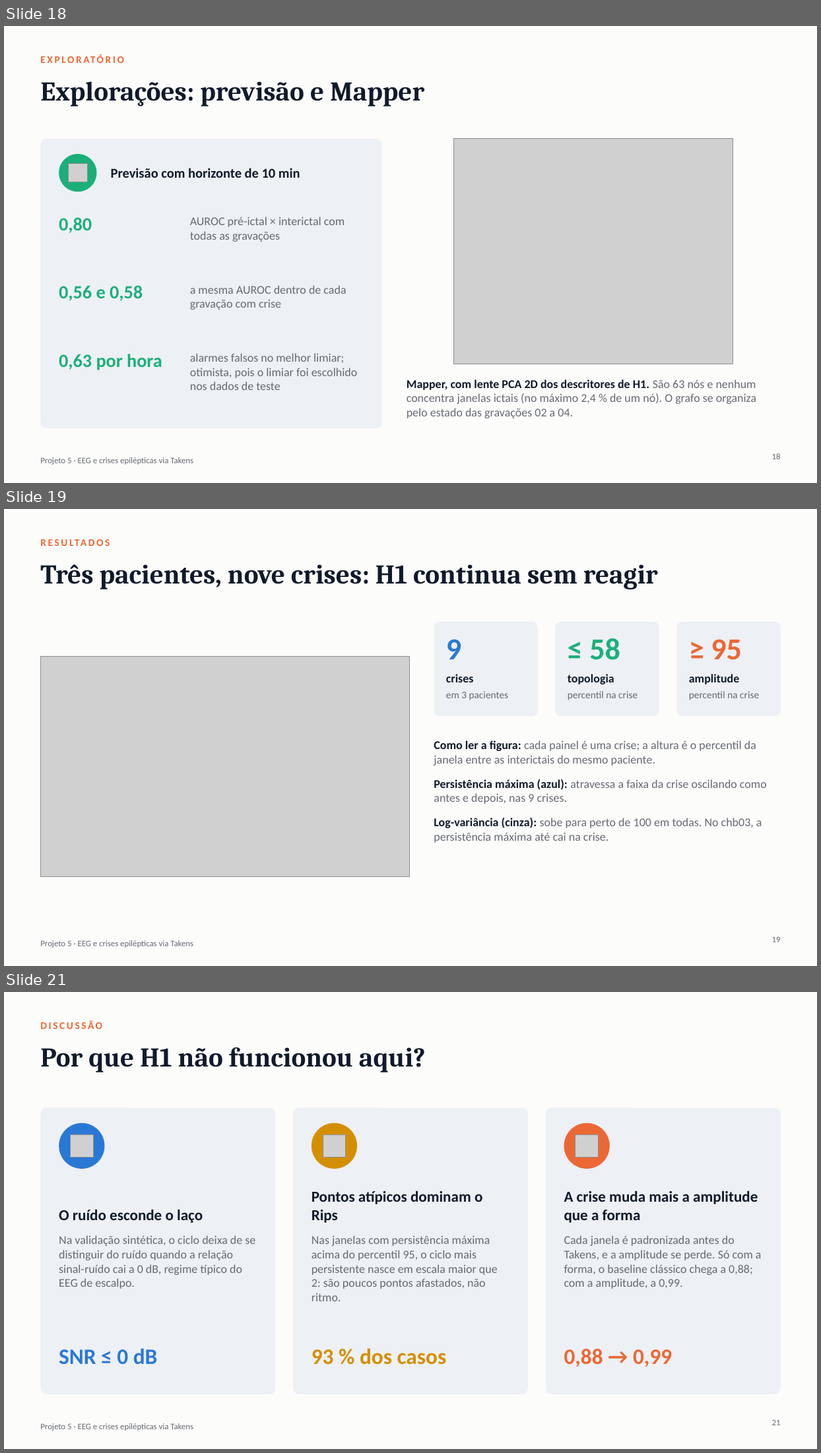
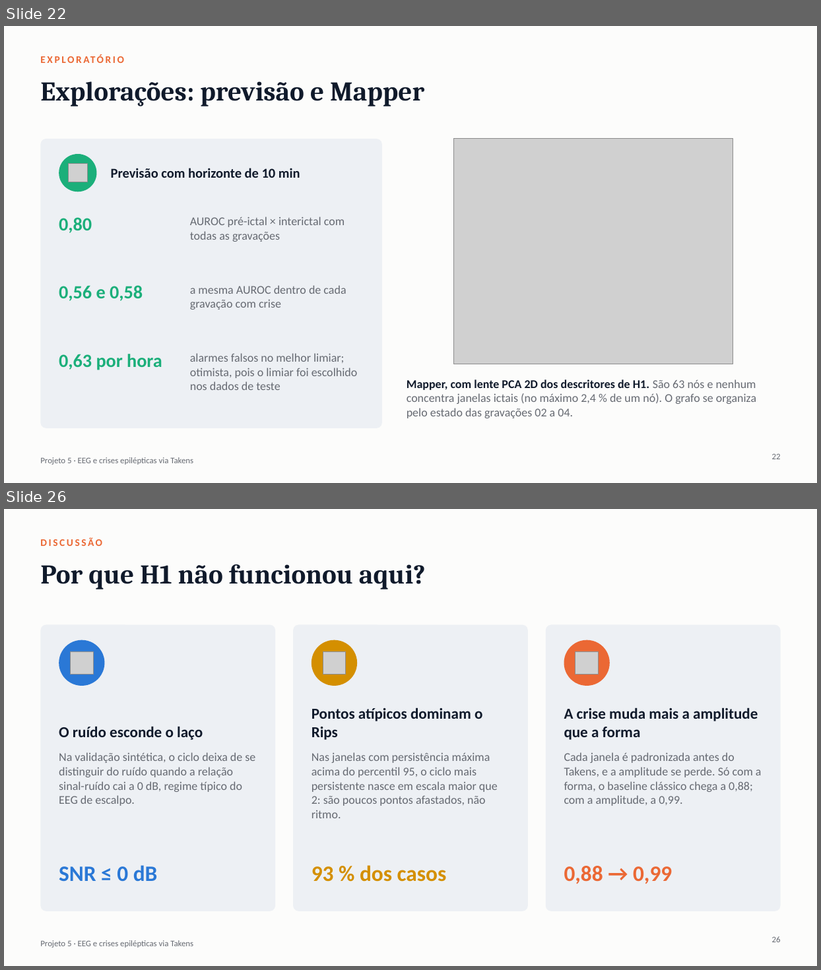
Before and after one commit to emiliodl/trab_final_atd, a slide deck: apresentacao_projeto5_tda.pptx. Shown one above the other, each under a label of ours: slides 18, 19 and 21 before the commit, slides 22 and 26 after it; the slides between them are not shown. The pictures are 821x1453 and 821x970 pixels, drawn with LibreOffice and Linux fonts; fonts in the diff are those of the drawing; grey boxes stand for pictures. Boxes give left, top, right and bottom in pixels: in the first picture for what was removed or moved away, otherwise in the second. Text is boxed around its words. In the diff, an @@ line names an element or a change of style, - is before the commit and + after.

```diff
--- a/apresentacao_projeto5_tda.pptx
+++ b/apresentacao_projeto5_tda.pptx
@@ slide 19 removed at <box>4,509,817,966</box>, background #FCFCFB; not listed: 1 template element that a slide beside it also shows @@
@@ text removed at <box>40,537,589,555</box> @@
-RESULTADOS
@@ title removed at <box>40,564,658,590</box> @@
-Três pacientes, nove crises: H1 continua sem reagir
@@ rounded rectangle removed at <box>434,622,538,716</box> @@
@@ rounded rectangle removed at <box>556,622,659,716</box> @@
@@ rounded rectangle removed at <box>677,622,781,716</box> @@
@@ text removed at <box>446,639,461,659</box> @@
-9
@@ text removed at <box>589,638,620,660</box> @@
-≤ 58
@@ text removed at <box>711,639,742,660</box> @@
-≥ 95
@@ picture removed at <box>40,656,410,877</box> @@
@@ text removed at <box>446,674,474,683</box> @@
-crises
@@ text removed at <box>568,674,614,685</box> @@
-topologia
@@ text removed at <box>689,674,740,685</box> @@
-amplitude
@@ text removed at <box>446,691,509,700</box> @@
-em 3 pacientes
@@ text removed at <box>568,691,638,700</box> @@
-percentil na crise
@@ text removed at <box>689,691,759,700</box> @@
-percentil na crise
@@ text removed at <box>434,741,767,843</box> @@
-Como ler a figura: cada painel é uma crise; a altura é o percentil da janela entre as interictais do mesmo paciente.
-Persistência máxima (azul): atravessa a faixa da crise oscilando como antes e depois, nas 9 crises.
-Log-variância (cinza): sobe para perto de 100 em todas. No chb03, a persistência máxima até cai na crise.
@@ page number removed at <box>772,937,781,943</box> @@
-19
@@ what was slide 18 is now slide 22 @@
@@ page number at <box>772,454,781,460</box>: text changed @@
-18
+22
@@ what was slide 21 is now slide 26 @@
@@ page number at <box>772,937,781,943</box>: text changed @@
-21
+26
```
Also in this commit, not shown: 5 slides changed, 6 slides added, 58 other files.
